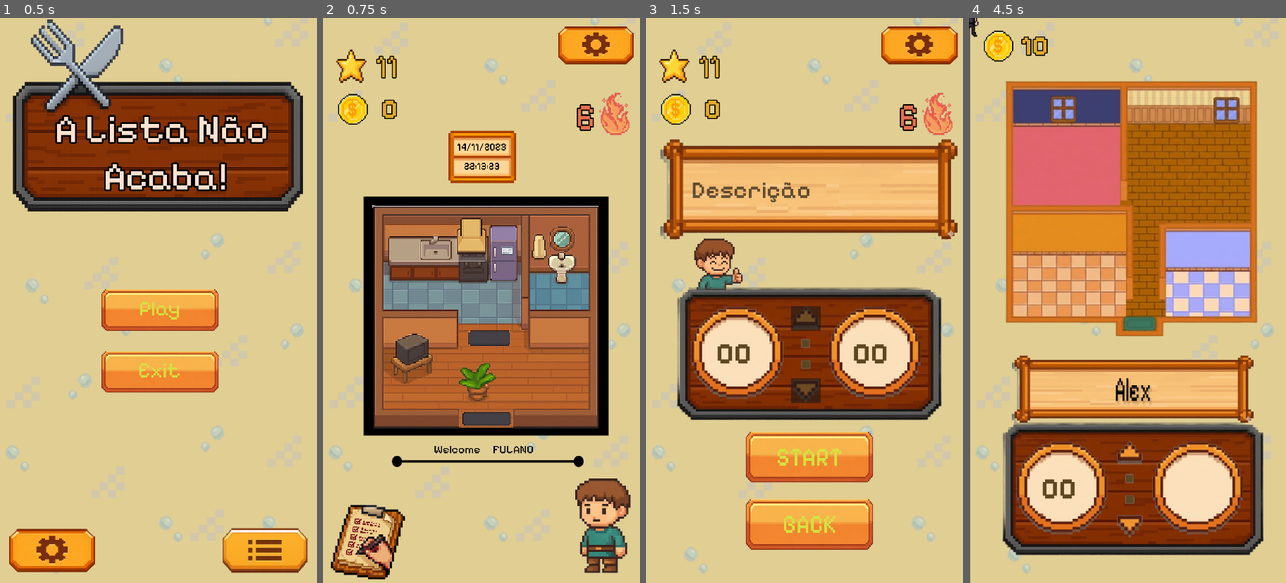
Above: before the commit, frames 1-4 (left to right).
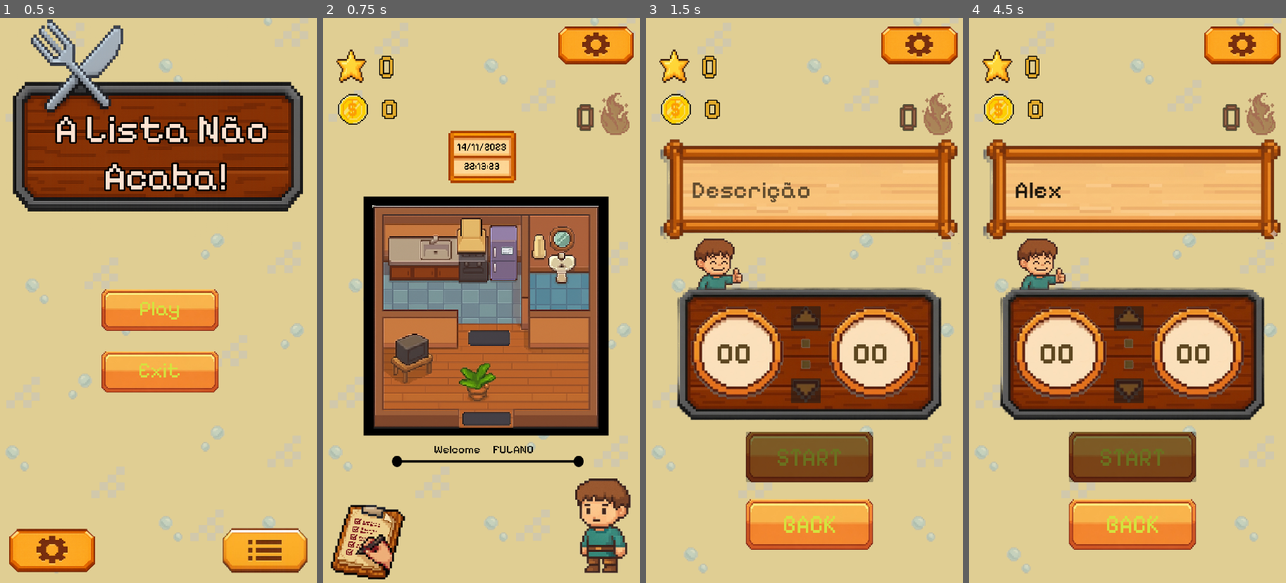
Above: after the commit, the same moments.

Repository: Guga-tab/a-lista-nao-acaba
Game: Godot game, scene res://scenes/screens/title.tscn
Two runs of this game, one before a commit and one after it. Both use one fixed random seed, a clock stepped at 60 frames per second and the inputs below. Sound files missing from this copy of the repository are replaced by a short silence.
Inputs (mouse positions are in pixels of both pictures, inside the frame that each line leads up to):
- Up to frame 1 (0.5 s): no input
- Up to frame 2 (0.75 s): click "JOGAR" at 0.5 s
- Up to frame 3 (1.5 s): click (690, 537) at 1.25 s
- Up to frame 4 (4.5 s): click (1130, 187) at 2.02 s; type "Alex" at 2.1 s; click (1127, 317) at 2.75 s; click (1127, 390) at 3.5 s; click (1133, 458) at 4.25 s, where only the run before the commit has a clickable "START"

Frame 1 is identical in both runs. In frame 2, 0.9% of the frame differs, in the area x 16-97%, y 6-21%; in frame 3, 4.4%; in frame 4, 70%, in the area x 0-99%, y 0-100%.

Commit message:
feat: star and offensive logic

Diff:
--- a/scenes/elements/offensive.tscn
+++ b/scenes/elements/offensive.tscn
@@ -1,6 +1,7 @@
 [gd_scene format=3 uid="uid://civos6uapbs02"]
 
 [ext_resource type="Texture2D" uid="uid://co66lmm252nkk" path="res://assets/icons/offensive_icon.png" id="1_mhavm"]
+[ext_resource type="Script" uid="uid://4f1yx61axqqn" path="res://scripts/elements/offensive.gd" id="2_8em4p"]
 [ext_resource type="FontFile" uid="uid://dncemyjponlf" path="res://fonts/Pixelify_Sans/PixelifySans-VariableFont_wght.ttf" id="2_mdfjy"]
 
 [sub_resource type="LabelSettings" id="LabelSettings_v81jl"]
@@ -17,6 +18,7 @@
 offset_bottom = 553.23773
 scale = Vector2(0.5353816, 0.63437825)
 texture = ExtResource("1_mhavm")
+script = ExtResource("2_8em4p")
 
 [node name="OffensiveLabel" type="Label" parent="." unique_id=643569194]
 layout_mode = 0
@@ -24,7 +26,7 @@
 offset_top = 49.18
 offset_right = 122.729996
 offset_bottom = 349.18
-text = "6"
+text = "0"
 label_settings = SubResource("LabelSettings_v81jl")
 horizontal_alignment = 1
 vertical_alignment = 1
--- a/scenes/elements/star.tscn
+++ b/scenes/elements/star.tscn
@@ -2,6 +2,7 @@
 
 [ext_resource type="Texture2D" uid="uid://cu22sw8hkstto" path="res://assets/icons/star_icon.png" id="1_t7biv"]
 [ext_resource type="FontFile" uid="uid://dncemyjponlf" path="res://fonts/Pixelify_Sans/PixelifySans-VariableFont_wght.ttf" id="2_j6vao"]
+[ext_resource type="Script" uid="uid://8jbyu04tljll" path="res://scripts/elements/star.gd" id="2_mllt7"]
 
 [sub_resource type="LabelSettings" id="LabelSettings_j6vao"]
 font = ExtResource("2_j6vao")
@@ -17,6 +18,7 @@
 offset_bottom = 355.13055
 scale = Vector2(0.44981647, 0.5386371)
 texture = ExtResource("1_t7biv")
+script = ExtResource("2_mllt7")
 
 [node name="StarLabel" type="Label" parent="." unique_id=4753887]
 layout_mode = 0
@@ -24,7 +26,7 @@
 offset_top = -30.058472
 offset_right = 543.07776
 offset_bottom = 269.94153
-text = "11"
+text = "0"
 label_settings = SubResource("LabelSettings_j6vao")
 horizontal_alignment = 1
 vertical_alignment = 1
--- a/scenes/screens/mission.tscn
+++ b/scenes/screens/mission.tscn
@@ -148,10 +148,10 @@
 anchors_preset = 4
 anchor_top = 0.5
 anchor_bottom = 0.5
-offset_left = 93.797
-offset_top = -54.5
-offset_right = 196.79701
-offset_bottom = 65.5
+offset_left = 110.56148
+offset_top = -52.5
+offset_right = 213.5615
+offset_bottom = 67.5
 grow_vertical = 2
 text = "10"
 label_settings = SubResource("LabelSettings_yj4cy")
@@ -165,16 +165,15 @@
 texture = ExtResource("5_0sm7f")
 
 [node name="SS" type="Label" parent="Bg/ClockBg/ClockCircle2" unique_id=648203652]
-visible = false
 z_index = 1
 layout_mode = 1
 anchors_preset = 4
 anchor_top = 0.5
 anchor_bottom = 0.5
-offset_left = 90.06055
-offset_top = -54.5
-offset_right = 213.06055
-offset_bottom = 90.5
+offset_left = 113.94452
+offset_top = -52.5
+offset_right = 236.94452
+offset_bottom = 92.5
 grow_vertical = 2
 text = "10"
 label_settings = SubResource("LabelSettings_yj4cy")
--- /dev/null
+++ b/scripts/elements/offensive.gd
@@ -0,0 +1,21 @@
+extends TextureRect
+
+@onready var label_count = $OffensiveLabel
+@onready var UserService = preload("res://scripts/services/user_service.gd").new()
+
+func _ready() -> void:
+	add_child(UserService)
+	UserService.load_or_create_user()
+	# Verifica se a ofensiva expirou ao abrir a tela
+	UserService.check_streak_expiry()
+	update_ui()
+
+func update_ui():
+	var data = UserService.get_streak_data()
+	label_count.text = str(int(data["count"]))
+
+	# Se a ofensiva for 0, podemos deixar o ícone cinza
+	if data["count"] > 0:
+		self.modulate = Color(1, 1, 1) # Normal
+	else:
+		self.modulate = Color(0.557, 0.557, 0.557, 0.62) # Apagado
--- /dev/null
+++ b/scripts/elements/star.gd
@@ -0,0 +1,20 @@
+extends TextureRect
+
+@onready var stars_label = $StarLabel
+@onready var UserService = preload("res://scripts/services/user_service.gd").new()
+
+func _ready() -> void:
+	add_child(UserService)
+	UserService.load_or_create_user()
+	update_stars_ui()
+
+func update_stars_ui():
+	var stars = UserService.get_stars_balance()
+
+	stars_label.text = str(int(stars))
+
+	# Se não tiver estrelas, fica meio transparente/apagado
+	if stars > 0:
+		self.modulate = Color(1, 1, 1)
+	else:
+		self.modulate = Color(1.0, 1.0, 1.0, 1.0)
--- a/scripts/screens/mission.gd
+++ b/scripts/screens/mission.gd
@@ -88,6 +88,9 @@
 
 func on_task_complete() -> void:
 	UserService.add_coins(10)
+
+	UserService.update_streak()
+
 	update_coin_label()
 
 	await get_tree().create_timer(1.0).timeout
--- a/scripts/screens/pomodoro.gd
+++ b/scripts/screens/pomodoro.gd
@@ -13,6 +13,9 @@
 @onready var seconds : Label = $Bg/ClockBg/ClockCircle2/SS
 @onready var input_task = $Bg/TaskFrame/TaskText
 
+# Botão Start para podermos travar ele
+@onready var start_button: Button = $Bg/StartButton
+
 var minutes_value = 0
 var seconds_value = 0
 var total_time = 0.0
@@ -20,15 +23,21 @@
 var paused = false
 
 func _ready():
-	#insert text in buttons
+	# Insere texto nos botões
 	button_play_label.text = "START"
 	button_exit_label.text = "BACK"
 
 	minutes.text = "%02d" % minutes_value
 	seconds.text = "%02d" % seconds_value
 
+	# Conecta o sinal do LineEdit/TextEdit se houver um para validar na hora
+	if task_input.has_signal("text_changed"):
+		task_input.text_changed.connect(_on_task_text_changed)
+
+	# Validação inicial
+	check_start_button_validity()
+
 func _process(delta: float) -> void:
-
 	if running and total_time > 0:
 		total_time -= delta
 
@@ -43,8 +52,32 @@
 		paused = false
 		button_play_label.text = "START"
 
+	# Checa continuamente se as condições para liberar o START são válidas
+	check_start_button_validity()
+
+# Função que valida se o jogador escreveu algo e colocou tempo > 0
+func check_start_button_validity() -> void:
+	if start_button:
+		# Verifica se tem texto válido (removendo espaços em branco) e se o tempo é maior que 0
+		var has_text = task_input.text.strip_edges() != ""
+		var has_time = minutes_value > 0 or seconds_value > 0
+
+		if has_text and has_time:
+			start_button.disabled = false
+			start_button.modulate = Color(1, 1, 1) # Cor normal
+		else:
+			start_button.disabled = true
+			start_button.modulate = Color(0.5, 0.5, 0.5) # Cor apagada (desativado)
+
+func _on_task_text_changed() -> void:
+	check_start_button_validity()
+
 func _on_start_button_pressed() -> void:
+	if start_button.disabled:
+		return
+
 	click_sound.play()
+
 	# SALVAR TAREFA
 	if not running and not paused:
 		var description = task_input.text
@@ -72,32 +105,30 @@
 
 func _on_config_button_pressed() -> void:
 	click_sound.play()
-	#await click_sound.finished
 	var config_screen = ConfigScreen.instantiate()
 	add_child(config_screen)
 
 func _on_back_button_pressed() -> void:
 	click_sound.play()
-	#await click_sound.finished
 	get_tree().change_scene_to_file("res://scenes/screens/home.tscn")
 
 func _on_up_clock_pressed() -> void:
-	if(minutes_value < 120):
+	if minutes_value < 120:
 		minutes_value += 1
 
 		if not running:
 			total_time = minutes_value * 60
 
+	check_start_button_validity()
+
 func _on_dn_clock_pressed() -> void:
-	if(minutes_value > 0):
+	if minutes_value > 0:
 		minutes_value -= 1
 
 		if not running:
 			total_time = minutes_value * 60
 
+	check_start_button_validity()
+
 func _on_line_edit_text_changed(new_text):
-	pass
-
-# Conecte o sinal 'text_submitted' do LineEdit a esta função
-func _on_line_edit_text_submitted(new_text):
-	pass
+	check_start_button_validity()
--- a/scripts/services/user_service.gd
+++ b/scripts/services/user_service.gd
@@ -39,7 +39,9 @@
 		"id_usuario": 1,
 		"id_avatar": 1,
 		"coins": 0,
-		"estrelas": 0,
+		"star_balance": 0,
+		"streak_count": 0,
+		"last_streak_date": "",
 		"nome": "User",
 		"data_criacao_conta": Time.get_unix_time_from_system(),
 		"skins_compradas": ["default"], # Skin inicial gratuita
@@ -187,6 +189,87 @@
 			if typeof(equipadas) == TYPE_ARRAY:
 				return equipadas
 	return []
+
+# ===============================================
+# OFENSIVA
+# ===============================================
+
+# Retorna os dados de ofensiva
+func get_streak_data() -> Dictionary:
+	var users = Database.get_users()
+	for u in users:
+		if int(u["id_usuario"]) == user_id:
+			return {
+				"count": u.get("streak_count", 0),
+				"last_date": u.get("last_streak_date", "") # Formato "YYYY-MM-DD"
+			}
+	return {"count": 0, "last_date": ""}
+
+# Verifica e atualiza a ofensiva
+# No UserService.gd
+
+# --- LÓGICA DE GANHO (Chamar ao completar a Task na scene Mission) ---
+func update_streak():
+	var users = Database.get_users()
+	var today = Time.get_date_string_from_system()
+	var yesterday = Time.get_date_string_from_unix_time(Time.get_unix_time_from_system() - 86400)
+
+	for u in users:
+		if int(u["id_usuario"]) == user_id:
+			var last_date = u.get("last_streak_date", "")
+			if last_date == today: return # Já computou hoje
+
+			# Incrementa a ofensiva
+			if last_date == yesterday:
+				u["streak_count"] = int(u.get("streak_count", 0)) + 1
+			else:
+				u["streak_count"] = 1 # Começa ou recomeça ofensiva
+
+			# NOVA REGRA: A cada 3 dias de ofensiva, ganha 5 estrelas
+			if int(u["streak_count"]) % 3 == 0:
+				var current_stars = int(u.get("stars_balance", 0))
+				u["stars_balance"] = current_stars
+				print("Parabéns! +5 estrelas por 3 dias de ofensiva!")
+
+			u["last_streak_date"] = today
+			break
+	Database.save_users(users)
+
+# --- LÓGICA DE PERDA (Chamar no _ready da Home ou Splash para checar ausência) ---
+func check_streak_expiry():
+	var users = Database.get_users()
+	var today = Time.get_date_string_from_system()
+	var yesterday = Time.get_date_string_from_unix_time(Time.get_unix_time_from_system() - 86400)
+
+	for u in users:
+		if int(u["id_usuario"]) == user_id:
+			var last_date = u.get("last_streak_date", "")
+
+			# Se o usuário não jogou hoje nem ontem, ele está ausente
+			if last_date != "" and last_date != today and last_date != yesterday:
+				# 1. Ofensiva volta para 0
+				u["streak_count"] = 0
+
+				# 2. NOVA REGRA: Perde apenas 1 estrela de "multa"
+				var current_stars = int(u.get("stars_balance", 0))
+				if current_stars > 0:
+					u["stars_balance"] = current_stars - 1
+					print("Aviso: -1 estrela por ausência.")
+
+				# Atualiza a data para "ontem" para não cobrar várias vezes no mesmo dia
+				# se ele abrir e fechar o jogo
+				u["last_streak_date"] = yesterday
+
+				Database.save_users(users)
+			break
+
+# Retorna o saldo real de estrelas para a loja
+func get_stars_balance() -> int:
+	var users = Database.get_users()
+	for u in users:
+		if int(u["id_usuario"]) == user_id:
+			return int(u.get("stars_balance", 0))
+	return 0
 # ===============================================
 # RESET DE DADOS PARA TESTES
 # ===============================================
Not shown, added: scripts/elements/offensive.gd.uid
Not shown, added: scripts/elements/star.gd.uid
